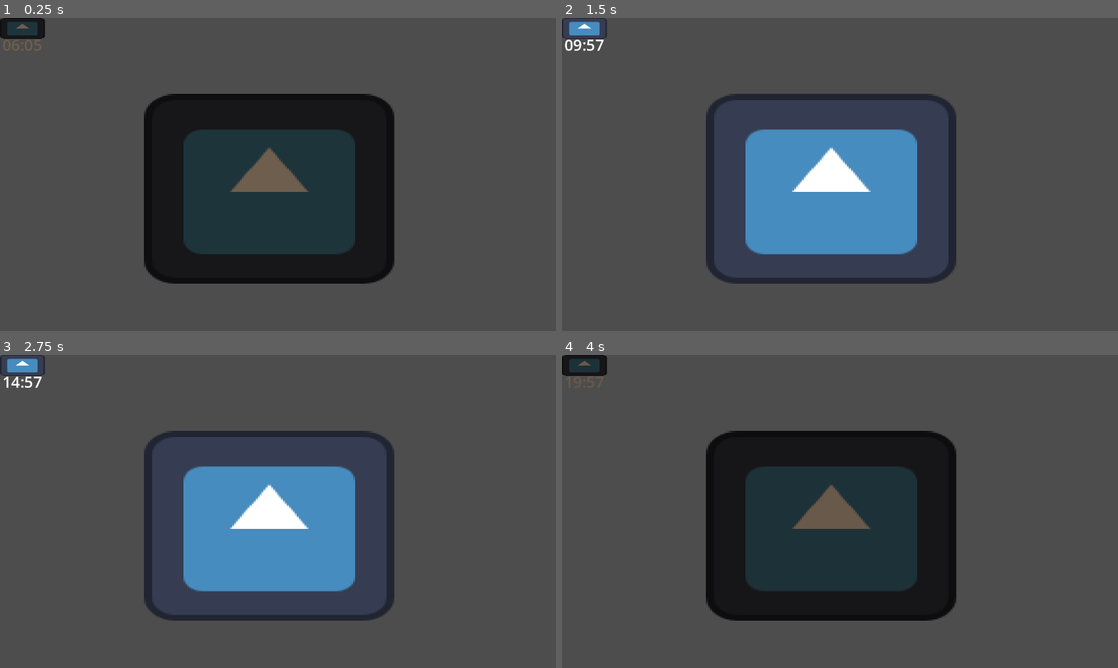
Above: before the commit, frames 1-4 (two rows, left to right).
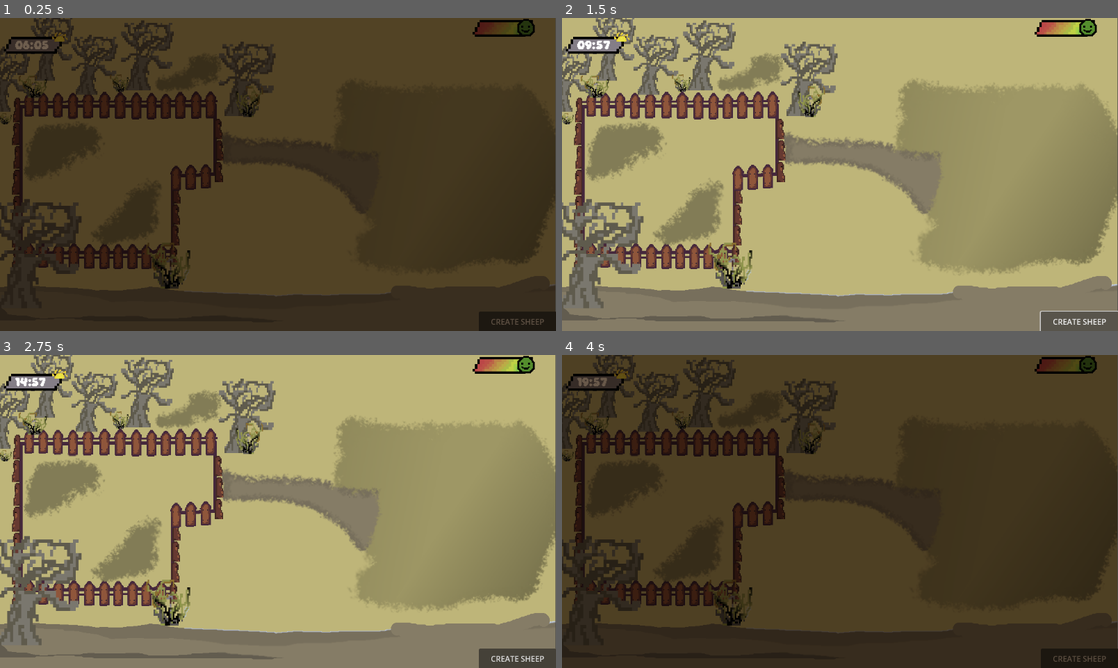
Above: after the commit, the same moments.

Repository: beepboop32/Farm-Jam-2025
Game: Godot game, scene res://Scenes/MainScene.tscn
The game is run twice, just before and just after one commit, with the same random seed, the same clock (stepped at 60 frames per second) and the same inputs. The engine's default icon, where the game draws it, is replaced by a stand-in: a white triangle on a blue panel in a dark square.
Inputs (mouse positions are in pixels of both pictures, inside the frame that each line leads up to; where the layout moved, square brackets give the same spot in the first picture):
- Up to frame 1 (0.25 s): no input
- Up to frame 2 (1.5 s): click (595, 43) [584, 27] at 0.5 s; click (1079, 321) at 1.25 s, where only the run after the commit has a clickable "CREATE SHEEP"
- Up to frame 3 (2.75 s): click (33, 380) [22, 364] at 2 s
- Up to frame 4 (4 s): click (1079, 658) at 2.75 s, where only the run after the commit has a clickable "CREATE SHEEP"; click (595, 380) [584, 364] at 3.5 s

The runs differ from the first frame. In frame 1, 99% of the frame differs, in the area x 0-100%, y 0-100%; in frame 2, 95%; in frame 3, 95%; in frame 4, 98%.

Commit message:
Added sheep and Resprited
Programmed a system to create sheep with basic movement logic and resprited

Diff:
--- a/farm-jam/Scenes/MainScene.tscn
+++ b/farm-jam/Scenes/MainScene.tscn
@@ -1,35 +1,132 @@
-[gd_scene load_steps=4 format=3 uid="uid://bprghqf4qb5rb"]
+[gd_scene load_steps=17 format=3 uid="uid://bprghqf4qb5rb"]
 
-[ext_resource type="Texture2D" uid="uid://crjdustrjvpn6" path="res://Assets/Sprites/icon.svg" id="1_hpc76"]
-[ext_resource type="Script" uid="uid://b5nvsdnlnpgvi" path="res://Scenes/main_scene.gd" id="1_tr2i4"]
+[ext_resource type="Script" uid="uid://b5nvsdnlnpgvi" path="res://Scripts/main_scene.gd" id="1_tr2i4"]
+[ext_resource type="Texture2D" uid="uid://dqxlanv3klap3" path="res://Assets/Sprites/pixelart/farmScene.png" id="2_qxria"]
+[ext_resource type="Texture2D" uid="uid://dasgkix1rstcy" path="res://Assets/Sprites/pixelart/timeProgressBar.png" id="3_y4jh7"]
+[ext_resource type="FontFile" uid="uid://06ad2pstj334" path="res://Assets/Daydream.ttf" id="4_q68mp"]
+[ext_resource type="Texture2D" uid="uid://bkbd4y6wdsolk" path="res://Assets/Sprites/pixelart/sun.png" id="5_f140w"]
+[ext_resource type="Texture2D" uid="uid://bnv6oc7shgdpt" path="res://Assets/Sprites/pixelart/sanityMeter.png" id="6_q68mp"]
+[ext_resource type="Texture2D" uid="uid://n4m3fkvrfpek" path="res://Assets/Sprites/pixelart/happySanity.png" id="7_f140w"]
+[ext_resource type="Script" uid="uid://c1apamy5jl4cu" path="res://Scripts/button.gd" id="8_f140w"]
+[ext_resource type="PackedScene" uid="uid://c2tq7thewar7n" path="res://Scenes/SheepScene.tscn" id="9_0iob3"]
 
 [sub_resource type="LabelSettings" id="LabelSettings_tr2i4"]
-font_size = 32
+font = ExtResource("4_q68mp")
+
+[sub_resource type="RectangleShape2D" id="RectangleShape2D_qxria"]
+size = Vector2(24, 356)
+
+[sub_resource type="RectangleShape2D" id="RectangleShape2D_y4jh7"]
+size = Vector2(319, 28)
+
+[sub_resource type="RectangleShape2D" id="RectangleShape2D_q68mp"]
+size = Vector2(27, 209)
+
+[sub_resource type="RectangleShape2D" id="RectangleShape2D_f140w"]
+size = Vector2(109.5, 23)
+
+[sub_resource type="RectangleShape2D" id="RectangleShape2D_0iob3"]
+size = Vector2(21, 172.5)
+
+[sub_resource type="RectangleShape2D" id="RectangleShape2D_4b75m"]
+size = Vector2(439.5, 57)
 
 [node name="Node2D" type="Node2D"]
 script = ExtResource("1_tr2i4")
 
+[node name="Background" type="Sprite2D" parent="."]
+texture = ExtResource("2_qxria")
+centered = false
+metadata/_edit_lock_ = true
+
 [node name="Modulator" type="CanvasModulate" parent="."]
 
-[node name="Time Text" type="Label" parent="."]
-offset_left = 5.0
-offset_top = 33.0
-offset_right = 87.0
-offset_bottom = 78.0
+[node name="Time Stuff" type="Node2D" parent="."]
+position = Vector2(6, 13)
+
+[node name="Time Progress Bar" type="TextureButton" parent="Time Stuff"]
+anchors_preset = 15
+anchor_right = 1.0
+anchor_bottom = 1.0
+offset_left = 7.0
+offset_top = 26.0
+offset_right = 31.0
+offset_bottom = 32.0
+grow_horizontal = 2
+grow_vertical = 2
+scale = Vector2(5, 5)
+texture_normal = ExtResource("3_y4jh7")
+ignore_texture_size = true
+stretch_mode = 3
+
+[node name="Time Text" type="Label" parent="Time Stuff"]
+texture_filter = 1
+anchors_preset = 15
+anchor_right = 1.0
+anchor_bottom = 1.0
+offset_left = 25.0
+offset_top = 32.0
+offset_right = 107.0
+offset_bottom = 77.0
+grow_horizontal = 2
+grow_vertical = 2
 text = "00:00"
 label_settings = SubResource("LabelSettings_tr2i4")
 metadata/_edit_use_anchors_ = true
 
-[node name="Icon" type="Sprite2D" parent="."]
-position = Vector2(558, 354)
-scale = Vector2(4.05469, 3.07031)
-texture = ExtResource("1_hpc76")
+[node name="Sun Sprite" type="Sprite2D" parent="Time Stuff"]
+position = Vector2(118, 33)
+texture = ExtResource("5_f140w")
 
-[node name="Time Button" type="TextureButton" parent="."]
-offset_right = 93.0
-offset_bottom = 43.0
-texture_normal = ExtResource("1_hpc76")
-ignore_texture_size = true
-stretch_mode = 0
+[node name="Sheep Pen" type="StaticBody2D" parent="."]
 
-[connection signal="pressed" from="Time Button" to="." method="_on_time_button_pressed"]
+[node name="Wall 1" type="CollisionShape2D" parent="Sheep Pen"]
+position = Vector2(36, 340)
+shape = SubResource("RectangleShape2D_qxria")
+
+[node name="Wall 2" type="CollisionShape2D" parent="Sheep Pen"]
+position = Vector2(207, 505)
+shape = SubResource("RectangleShape2D_y4jh7")
+
+[node name="Wall 3" type="CollisionShape2D" parent="Sheep Pen"]
+position = Vector2(365.5, 410.5)
+shape = SubResource("RectangleShape2D_q68mp")
+
+[node name="Wall 4" type="CollisionShape2D" parent="Sheep Pen"]
+position = Vector2(407.25, 315.5)
+shape = SubResource("RectangleShape2D_f140w")
+
+[node name="Wall 5" type="CollisionShape2D" parent="Sheep Pen"]
+position = Vector2(452.5, 239.25)
+shape = SubResource("RectangleShape2D_0iob3")
+
+[node name="Wall 6" type="CollisionShape2D" parent="Sheep Pen"]
+position = Vector2(242.75, 180.5)
+shape = SubResource("RectangleShape2D_4b75m")
+
+[node name="Insanity Stuff" type="Node2D" parent="."]
+
+[node name="SanityMeter" type="Sprite2D" parent="Insanity Stuff"]
+position = Vector2(1044, 19)
+scale = Vector2(5, 5)
+texture = ExtResource("6_q68mp")
+
+[node name="Sanity Face" type="Sprite2D" parent="Insanity Stuff"]
+position = Vector2(1090, 20)
+scale = Vector2(2, 2)
+texture = ExtResource("7_f140w")
+
+[node name="Button" type="Button" parent="." node_paths=PackedStringArray("spawn_point")]
+offset_left = 992.0
+offset_top = 608.0
+offset_right = 1153.0
+offset_bottom = 650.0
+text = "CREATE SHEEP"
+script = ExtResource("8_f140w")
+sheep_scene = ExtResource("9_0iob3")
+spawn_point = NodePath("../Spawn Point")
+
+[node name="Spawn Point" type="Node2D" parent="."]
+position = Vector2(208, 343)
+
+[connection signal="pressed" from="Time Stuff/Time Progress Bar" to="." method="_on_time_button_pressed"]
--- /dev/null
+++ b/farm-jam/Scenes/SheepScene.tscn
@@ -0,0 +1,19 @@
+[gd_scene load_steps=4 format=3 uid="uid://c2tq7thewar7n"]
+
+[ext_resource type="Texture2D" uid="uid://bh8x8jwn464mg" path="res://Assets/pngtree-sheep-isolated-on-transparent-background-png-image_9173069.png" id="1_fcrfa"]
+[ext_resource type="Script" uid="uid://uj4kxq1uj6mq" path="res://Scripts/SheepLogic.gd" id="1_u3a04"]
+
+[sub_resource type="RectangleShape2D" id="RectangleShape2D_fcrfa"]
+size = Vector2(39, 46)
+
+[node name="Sheep" type="CharacterBody2D"]
+collision_layer = 2
+script = ExtResource("1_u3a04")
+
+[node name="Sprite2D" type="Sprite2D" parent="."]
+scale = Vector2(0.05, 0.046)
+texture = ExtResource("1_fcrfa")
+
+[node name="CollisionShape2D" type="CollisionShape2D" parent="."]
+position = Vector2(0.5, 0)
+shape = SubResource("RectangleShape2D_fcrfa")
--- /dev/null
+++ b/farm-jam/Scripts/SheepLogic.gd
@@ -0,0 +1,65 @@
+extends CharacterBody2D
+
+@export var speed := 50
+@export var moveDurationRange := Vector2(2, 10)
+@export var stopDurationRange := Vector2(1, 2)
+@export var jumpStrength := 250.0
+@export var gravity := 800.0
+
+var moving := false
+var timer := 0.0
+var moveTime := 0.0
+var stopTime := 0.0
+var direction := Vector2.ZERO
+var waddleAmplitude := 0.15
+var waddleSpeed := 6.0
+var waddleTime := 0.0
+var verticalVelocity := 0.0
+
+func _ready() -> void:
+	_startMoving()
+
+func _process(delta: float) -> void:
+	if moving:
+		var currentSpeed = speed * Global.speed_multiplier
+		velocity.x = direction.x * currentSpeed
+		move_and_slide()
+
+		waddleTime += delta * waddleSpeed
+		rotation = sin(waddleTime) * waddleAmplitude
+
+		timer += delta
+		if timer >= moveTime:
+			_startStopping()
+	else:
+		velocity = Vector2.ZERO
+		rotation = 0
+		timer += delta
+		if timer >= stopTime:
+			_startMoving()
+
+func _startMoving() -> void:
+	moving = true
+	timer = 0.0
+	moveTime = randf_range(moveDurationRange.x, moveDurationRange.y)
+
+	var angle = randf() * TAU
+	direction = Vector2(cos(angle), sin(angle)).normalized()
+
+func _startStopping() -> void:
+	moving = false
+	timer = 0.0
+	stopTime = randf_range(stopDurationRange.x, stopDurationRange.y)
+	velocity = Vector2.ZERO
+
+func _physics_process(delta: float) -> void:
+	if moving:
+		var currentSpeed = speed * Global.speed_multiplier
+		var collision = move_and_collide(direction * currentSpeed * delta)
+		if collision:
+			var normal = collision.get_normal()
+			var baseAngle = normal.angle()
+			var angleOffset = randf_range(-PI/2, PI/2)
+			var newAngle = baseAngle + angleOffset
+
+			direction = Vector2(cos(newAngle), sin(newAngle)).normalized()
--- /dev/null
+++ b/farm-jam/Scripts/button.gd
@@ -0,0 +1,19 @@
+extends Button
+
+@export var sheepScene: PackedScene
+@export var spawnPoint: Node2D
+
+func _pressed() -> void:
+	if not sheepScene:
+		print("No sheepScene assigned!")
+		return
+	if not spawnPoint:
+		print("No spawnPoint assigned!")
+		return
+
+	var sheepInstance = sheepScene.instantiate()
+
+	get_tree().current_scene.add_child(sheepInstance)
+
+	if sheepInstance is Node2D:
+		sheepInstance.position = spawnPoint.position
--- a/farm-jam/Scripts/global.gd
+++ b/farm-jam/Scripts/global.gd
@@ -5,11 +5,13 @@
 @export var duskHour := 20
 @export var darknessStartHour := 18
 @export var lightStartHour := 8
+
 var timeSpeedMultiplier := 1.0
-var skipping_to_dusk := false
+var skippingToDusk := false
 var totalMinutes: float = 6 * 60
 var currentDay: int = 1
 var isDaytime: bool = true
+var speedMultiplier := 1.0
 
 @onready var modulator: CanvasModulate = get_tree().current_scene.get_node("Modulator")
 
@@ -19,24 +21,26 @@
 	if totalMinutes >= 1440:
 		totalMinutes -= 1440
 		currentDay += 1
-	if skipping_to_dusk:
+	if skippingToDusk:
 		if (totalMinutes / 60.0) >= duskHour:
+			speedMultiplier = 1.0
 			timeSpeedMultiplier = 1.0
-			skipping_to_dusk = false
+			skippingToDusk = false
 			totalMinutes = duskHour * 60
 	updateTimeLabel()
 	updateBrightness()
 	checkDayNight()
 
-
 func updateTimeLabel() -> void:
 	var hours = int(totalMinutes) / 60
 	var minutes = int(totalMinutes) % 60
-	var label = get_tree().get_current_scene().get_node_or_null("Time Text")
-	if label and label is Label:
-		label.text = "%02d:%02d" % [hours, minutes]
+	var timeStuff = get_tree().get_current_scene().get_node_or_null("Time Stuff")
+	if timeStuff:
+		var label = timeStuff.get_node_or_null("Time Text")
+		if label and label is Label:
+			label.text = "%02d:%02d" % [hours, minutes]
 
-func in_range(x: float, start: float, end: float) -> bool:
+func inRange(x: float, start: float, end: float) -> bool:
 	if start <= end:
 		return x >= start and x < end
 	else:
@@ -46,37 +50,35 @@
 	var hour = totalMinutes / 60.0
 	var brightness: float
 	var color: Color
-	var night_brightness = 0.4
-	var day_brightness = 1.0
-	var night_color = Color(1.0, 0.85, 0.7, 1.0)
-	if in_range(hour, duskHour, dawnHour):
-		brightness = night_brightness
-		color = night_color
-	elif in_range(hour, darknessStartHour, duskHour):
+	var nightBrightness = 0.4
+	var dayBrightness = 1.0
+	var nightColor = Color(1.0, 0.85, 0.7, 1.0)
+	if inRange(hour, duskHour, dawnHour):
+		brightness = nightBrightness
+		color = nightColor
+	elif inRange(hour, darknessStartHour, duskHour):
 		var t = (hour - darknessStartHour) / (duskHour - darknessStartHour)
-		brightness = lerp(day_brightness, night_brightness, t)
+		brightness = lerp(dayBrightness, nightBrightness, t)
 		color = Color(
-			lerp(1.0, night_color.r, t),
-			lerp(1.0, night_color.g, t),
-			lerp(1.0, night_color.b, t),
+			lerp(1.0, nightColor.r, t),
+			lerp(1.0, nightColor.g, t),
+			lerp(1.0, nightColor.b, t),
 			1.0
 		)
-	elif in_range(hour, dawnHour, lightStartHour):
+	elif inRange(hour, dawnHour, lightStartHour):
 		var t = (hour - dawnHour) / (lightStartHour - dawnHour)
-		brightness = lerp(night_brightness, day_brightness, t)
+		brightness = lerp(nightBrightness, dayBrightness, t)
 		color = Color(
-			lerp(night_color.r, 1.0, t),
-			lerp(night_color.g, 1.0, t),
-			lerp(night_color.b, 1.0, t),
+			lerp(nightColor.r, 1.0, t),
+			lerp(nightColor.g, 1.0, t),
+			lerp(nightColor.b, 1.0, t),
 			1.0
 		)
 	else:
-		brightness = day_brightness
+		brightness = dayBrightness
 		color = Color(1, 1, 1, 1)
 	if modulator:
 		modulator.color = Color(color.r * brightness, color.g * brightness, color.b * brightness, 1.0)
-
-
 
 func checkDayNight() -> void:
 	var hour = int(totalMinutes) / 60
@@ -90,4 +92,5 @@
 
 func skipCycle() -> void:
 	timeSpeedMultiplier = 10.0
-	skipping_to_dusk = true
+	skippingToDusk = true
+	speedMultiplier = 5.0
Binary file added: farm-jam/Assets/Daydream.ttf
Not shown, added: farm-jam/Assets/Daydream.ttf.import
Not shown, added: farm-jam/Assets/Sprites/pixelart/farmScene.png.import
Not shown, added: farm-jam/Assets/Sprites/pixelart/happySanity.png.import
Not shown, added: farm-jam/Assets/Sprites/pixelart/midSanity.png.import
Not shown, added: farm-jam/Assets/Sprites/pixelart/sadSanity.png.import
Not shown, added: farm-jam/Assets/Sprites/pixelart/sanityMeter.png.import
Not shown, added: farm-jam/Assets/Sprites/pixelart/sun.png.import
Not shown, added: farm-jam/Assets/Sprites/pixelart/timeProgressBar.png.import
Binary file added: farm-jam/Assets/pngtree-sheep-isolated-on-transparent-background-png-image_9173069.png
Not shown, added: farm-jam/Assets/pngtree-sheep-isolated-on-transparent-background-png-image_9173069.png.import
Not shown, added: farm-jam/Scripts/SheepLogic.gd.uid
(and 3 more such lines)
